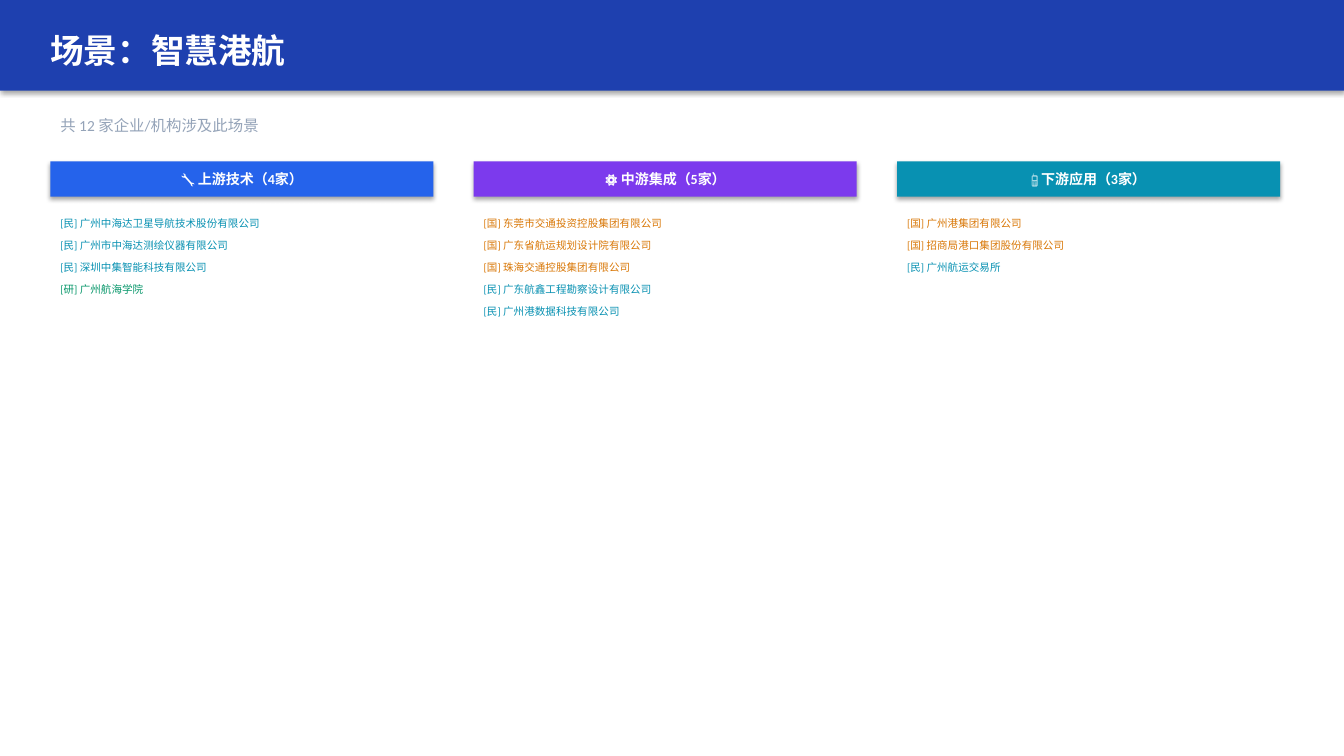
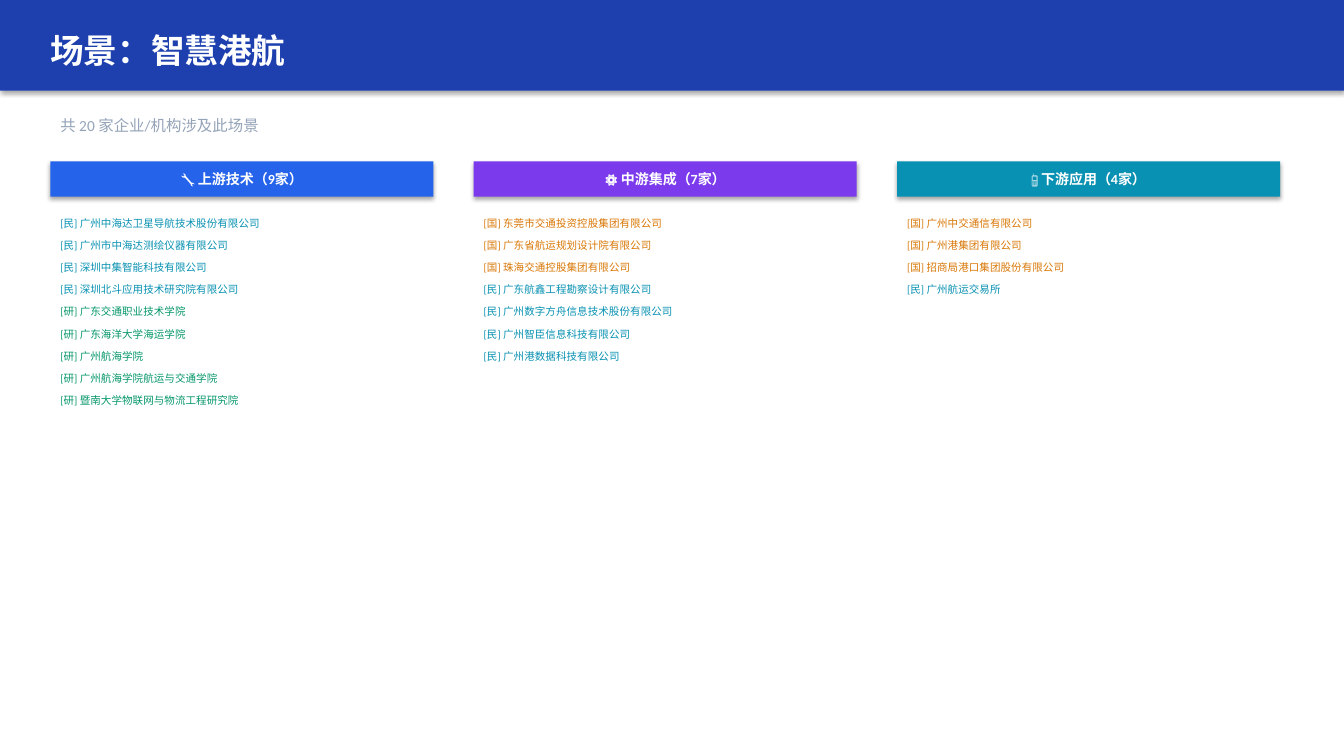
Before and after one commit to Cheekk/gd-smart-transport, a slide deck: slide 14 of 广东省智慧交通产业图谱_2026.pptx. Drawn at 1344x756 pixels with LibreOffice and Linux fonts; fonts in the diff are those of the drawing. Boxes give left, top, right and bottom in pixels: in the first picture for what was removed or moved away, otherwise in the second. Text is boxed around its words. In the diff, an @@ line names an element or a change of style, - is before the commit and + after.

```diff
--- a/广东省智慧交通产业图谱_2026.pptx
+++ b/广东省智慧交通产业图谱_2026.pptx
@@ text at [60,118,258,132]: text changed @@
-共 12 家企业/机构涉及此场景
+共 20 家企业/机构涉及此场景
@@ text in rectangle at [198,172,303,186]: text changed @@
-🔧 上游技术（4家）
+🔧 上游技术（9家）
@@ text in rectangle at [621,172,726,186]: text changed @@
-⚙️ 中游集成（5家）
+⚙️ 中游集成（7家）
@@ text in rectangle at [1041,172,1146,186]: text changed @@
-📱 下游应用（3家）
+📱 下游应用（4家）
@@ text added at [907,218,1033,230], 7.5 pt, text #D97706 @@
+[国] 广州中交通信有限公司
@@ 3 texts: place and size @@
-3 texts at [907,218,1065,273]
+3 texts at [907,240,1065,295]
@@ text added at [60,284,239,295], 7.5 pt, text #0891B2 @@
+[民] 深圳北斗应用技术研究院有限公司
@@ text added at [60,306,186,317], 7.5 pt, text #059669 @@
+[研] 广东交通职业技术学院
@@ text added at [60,329,186,341], 7.5 pt, text #059669 @@
+[研] 广东海洋大学海运学院
@@ text added at [484,306,672,317], 7.5 pt, text #0891B2 @@
+[民] 广州数字方舟信息技术股份有限公司
@@ text added at [484,329,630,340], 7.5 pt, text #0891B2 @@
+[民] 广州智臣信息科技有限公司
@@ text "[研] 广州航海学院": place and size @@
-text "[研] 广州航海学院" at [60,284,143,295]
+text "[研] 广州航海学院" at [60,351,143,363]
@@ text "[民] 广州港数据科技有限公司": place and size @@
-text "[民] 广州港数据科技有限公司" at [484,306,619,317]
+text "[民] 广州港数据科技有限公司" at [484,351,619,362]
@@ text added at [60,373,218,385], 7.5 pt, text #059669 @@
+[研] 广州航海学院航运与交通学院
@@ text added at [60,395,239,406], 7.5 pt, text #059669 @@
+[研] 暨南大学物联网与物流工程研究院
```
Also in this commit, not shown: 14 other slides changed, 3 other files.
